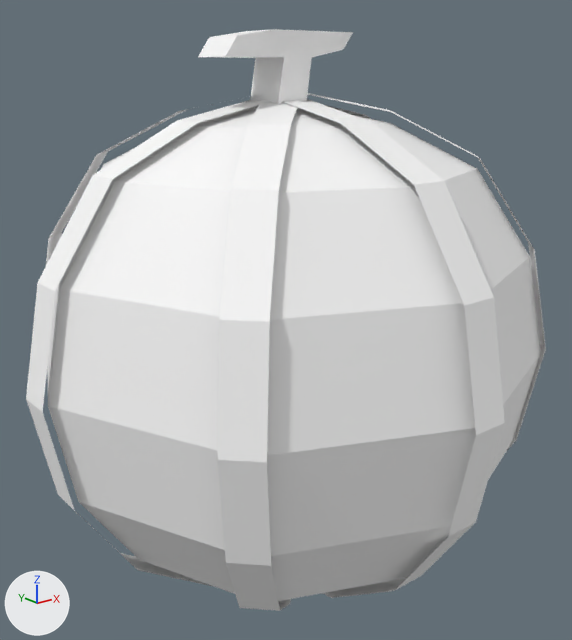
The glTF model assets/objects/Fruits/Melon/Melon.glb: old version first, new version second.
Both versions are drawn from a 50 mm camera at (-2.96, -3.7, 1.64) aimed at (0.0, 0.0, 0.16). The lights are fixed; the arrows at lower left show +X, +Y and +Z. The picture after the commit comes second. Where no turn or scale is listed for an object, it has been applied to the vertices. Vertices at exactly the same position are counted once.
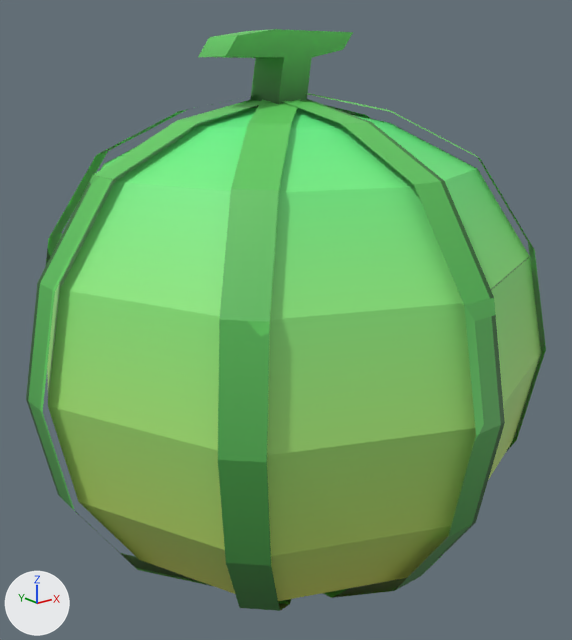
What differs and where, as boxes (x1, y1, x2, y2) in the pictures (572 x 640 px):
'Sphere', surface changed (white to green)
    both: (47, 108, 541, 601)
'Sphere.004', surface changed (white to green)
    both: (218, 99, 301, 611)
'Sphere.001', surface changed
    both: (243, 99, 505, 598)
'Sphere.002', surface changed
    both: (26, 100, 371, 586)
'Cube', surface changed (white to green)
    both: (198, 29, 353, 108)
'Sphere.003', surface changed
    both: (46, 93, 546, 452)

The change, as a list of edits to the scene's bpy script:
```text
Add img_base_melon_texture:
    img_base_melon_texture = load_image('Base Melon Texture', '_unpacked/Base_Melon_Texture', 1024, 1024, 'sRGB')
Add img_main_melon_texture:
    img_main_melon_texture = load_image('Main Melon Texture', '_unpacked/Main_Melon_Texture', 1024, 1024, 'sRGB')
Change mat_material_003:
    remove mat_material_003.base_color = (1.0, 1.0, 1.0)  # white #ffffff
    add mat_material_003.texture = img_main_melon_texture
Change mat_tie_001:
    remove mat_tie_001.base_color = (1.0, 1.0, 1.0)  # white #ffffff
    add mat_tie_001.texture = img_base_melon_texture
Change me_sphere_005:
    where me_sphere_005.from_pydata(...)  # 58 vertices, 112 faces; spans x -1.57..1.57, y -1.57..1.57, z -1.57..1.48
    used by ob_sphere; location = (0.0, 0.0, 0.0)
    me_sphere_005 part 1: texture (UV) coordinates of 112 of 112 faces, centred in x -1.37..1.37, y -1.37..1.37, z -1.49..1.4, changed; they spanned u 0.0..1.0, v 0.0..1.0 and now span u 0.0..1.0, v 0.0..0.83
Change me_sphere_009:
    where me_sphere_009.from_pydata(...)  # 32 vertices, 32 faces; spans x -1.22..1.19, y -1.19..1.22, z -1.6..1.51
    used by ob_sphere_004; location = (0.0, 0.0, 0.0)
    me_sphere_009 part 2: texture (UV) coordinates of 32 of 32 faces, centred in x -1.14..1.11, y -1.11..1.14, z -1.55..1.47, changed; they spanned u 0.19..0.81, v 0.0..1.0 and now span u 0.0..1.0, v 0.0..0.97
```
